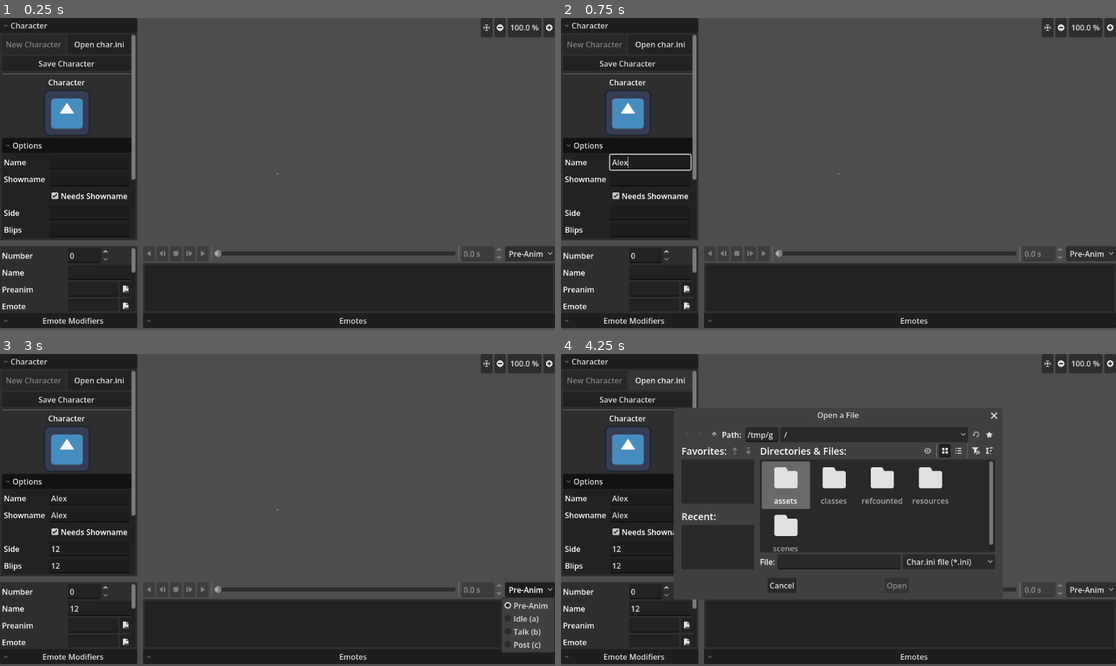
Above: before the commit, frames 1-4 (two rows, left to right).
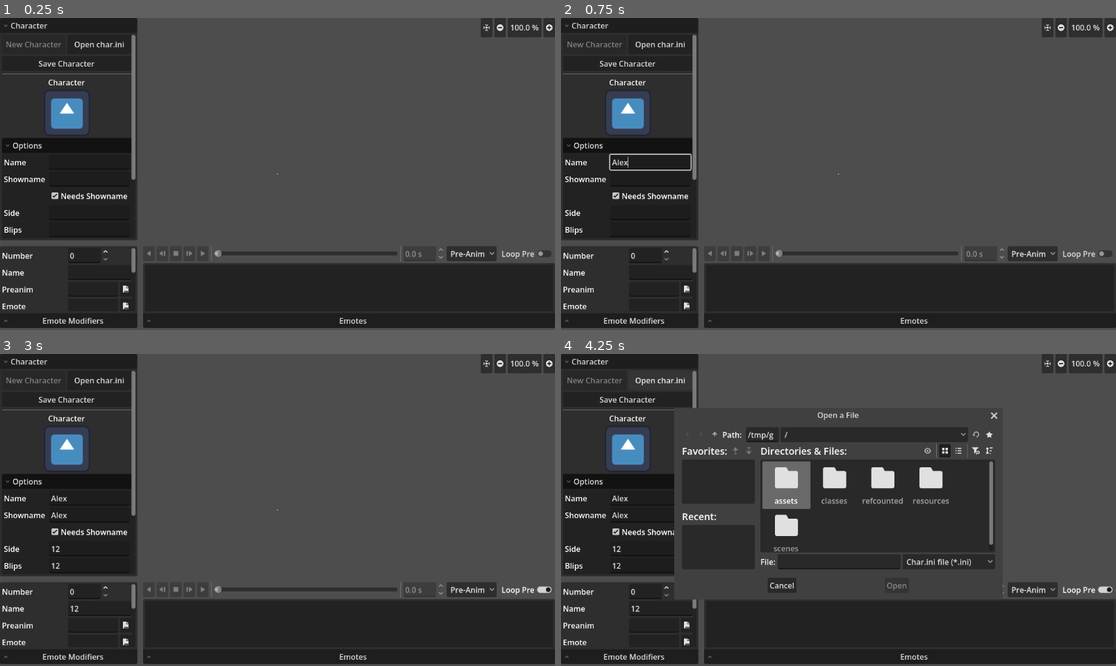
Above: after the commit, the same moments.

Repository: Crystalwarrior/KFO-CharMaker
Game: Godot game, scene res://scenes/main.tscn
Two runs of this game, one before a commit and one after it. Both use one fixed random seed, a clock stepped at 60 frames per second and the inputs below. The engine's default icon, where the game draws it, is replaced by a stand-in: a white triangle on a blue panel in a dark square.
Inputs (mouse positions are in pixels of both pictures, inside the frame that each line leads up to):
- Up to frame 1 (0.25 s): no input
- Up to frame 2 (0.75 s): click (649, 161) at 0.52 s; type "Alex" at 0.6 s
- Up to frame 3 (3 s): click (88, 516) at 0.75 s; type "Alex" at 0.83 s; click (88, 547) at 0.98 s; type "12" at 1.07 s; click (88, 566) at 1.27 s; type "12" at 1.35 s; click (88, 581) at 1.5 s; type "12" at 1.58 s; click (88, 600) at 1.73 s; type "12" at 1.82 s; click (88, 616) at 2.02 s; type "12" at 2.1 s; click (88, 631) at 2.25 s; type "12" at 2.33 s; click (99, 609) at 2.48 s; type "12" at 2.57 s; click (527, 591) at 2.75 s, where only the run after the commit has a clickable "Loop Pre"
- Up to frame 4 (4.25 s): click "Open char.ini" at 3.5 s

The runs differ from the first frame. In frame 1, 0.6% of the frame differs, in the area x 71-100%, y 73-79%; in frame 2, 0.6%; in frame 3, 2.1%, in the area x 71-100%, y 73-96%; in frame 4, 1.5%.
Error before the commit: Invalid assignment of property or key 'char_name' with value of type 'String' on a base object of type 'Nil'. (res://scenes/char_converter.gd:187)
Error after the commit: Invalid assignment of property or key 'char_name' with value of type 'String' on a base object of type 'Nil'. (res://scenes/char_converter.gd:190)

Commit message:
Add functional button to loop preanimation or not Fix animation slider state not changing when swapping between pre/idle/post Delete unused charDisplay.gd

Diff:
--- a/classes/attorney_animation.gd
+++ b/classes/attorney_animation.gd
@@ -48,8 +48,9 @@
 	for i: int in frame_data.size():
 		var frame: Dictionary = frame_data[i]
 		animation.track_insert_key(track_index, current_time, frame_textures[i])
-		animation.loop_mode = Animation.LOOP_LINEAR
 		current_time += frame["delay"] * 0.01
 	animation.length = current_time
+	animation.loop_mode = Animation.LOOP_LINEAR
 	var lib: AnimationLibrary = animation_player.get_animation_library("")
 	lib.add_animation(animation_name, animation)
+	name = animation_name
--- a/scenes/animation_buttons.gd
+++ b/scenes/animation_buttons.gd
@@ -43,6 +43,8 @@
 	set_disabled(animation_player == null)
 	if animation_player:
 		animation_player.animation_started.connect(_on_animation_started)
+	else:
+		update_sliders(0.0)
 
 
 func set_disabled(value: bool) -> void:
--- a/scenes/charDisplay.gd
+++ /dev/null
@@ -1,28 +0,0 @@
-extends AspectRatioContainer
-
-@onready var preview_texture_rect: TextureRect = %PreviewTextureRect
-
-@export var preview_height: float = 1.0
-
-var position_offset_normal: Vector2 = Vector2(0.0, 0.0)
-
-
-func _set_aspect():
-	var VP_Rect = get_viewport_rect()
-	var aspect = VP_Rect.size.x / VP_Rect.size.y
-
-	self.ratio = aspect
-	calc_preview_height()
-
-
-func calc_preview_height():
-	var area = self.get_rect()
-	var base_position
-	preview_texture_rect.size.x = area.size.x
-	preview_texture_rect.size.y = preview_height * area.size.y
-	preview_texture_rect.position = -preview_texture_rect.size / 2
-
-
-func _on_aspect_ratio_container_item_rect_changed() -> void:
-	#_set_aspect()
-	pass
--- a/scenes/char_converter.gd
+++ b/scenes/char_converter.gd
@@ -14,6 +14,8 @@
 
 @onready var animation_buttons: HBoxContainer = %AnimationButtons
 @onready var animation_option_button: OptionButton = %AnimationOptionButton
+
+@onready var loop_pre_button: CheckButton = %LoopPreButton
 
 # Options
 @onready var charname_edit: LineEdit = %CharnameEdit
@@ -88,8 +90,8 @@
 
 var current_anim: AttorneyAnimation
 
-enum emoteStates {PRE, IDLE, TALK, POST}
-var current_state: emoteStates = emoteStates.PRE
+enum EmoteState {PRE, IDLE, TALK, POST}
+var current_state: EmoteState = EmoteState.PRE
 
 var parsed_data: Dictionary[String, Dictionary]
 
@@ -105,7 +107,8 @@
 	file_dialog_save.file_selected.connect(_on_save_file_selected)
 	emote_list.item_selected.connect(_on_emote_selected)
 	scaling_option.item_selected.connect(_on_scaling_selected)
-	animation_option_button.item_selected.connect(_on_animState_selected)
+	animation_option_button.item_selected.connect(_on_anim_state_selected)
+	loop_pre_button.toggled.connect(_on_loop_pre_button_toggled)
 	# Char sidemenu
 	charname_edit.text_changed.connect(_on_char_name_changed)
 	showname_edit.text_changed.connect(_on_char_showname_changed)
@@ -269,11 +272,11 @@
 
 
 func _on_emote_mod_changed(index: int) -> void:
-	current_character.emotes[current_emote_number].emote_mod = index
+	current_character.emotes[current_emote_number].emote_mod = modifier_option.get_item_id(index) as Emote.EmoteMod
 
 
 func _on_emote_deskmod_changed(index: int) -> void:
-	current_character.emotes[current_emote_number].desk_mod = index
+	current_character.emotes[current_emote_number].desk_mod = deskmod_option.get_item_id(index) as Emote.DeskMod
 
 
 func _on_emote_sound_changed(new_text: String) -> void:
@@ -281,7 +284,7 @@
 
 
 func _on_emote_soundTime_changed(value: float) -> void:
-	current_character.emotes[current_emote_number].sound_time = value
+	current_character.emotes[current_emote_number].sound_time = int(value)
 
 
 func _on_emote_soundLoop_changed(toggled_on: bool) -> void:
@@ -315,6 +318,10 @@
 			try_path = "%s/(a)%s.%s" % [char_folder, emote_name, ext]
 		if state == "talk":
 			try_path = "%s/(b)%s.%s" % [char_folder, emote_name, ext]
+		if state == "post":
+			try_path = "%s/(c)%s.%s" % [char_folder, emote_name, ext]
+			if not FileAccess.file_exists(try_path):
+				return ""
 		if FileAccess.file_exists(try_path):
 			return try_path
 		else:
@@ -362,15 +369,26 @@
 	var idle_image_path: String = search_valid_emote(current_character.get_folder(), emote.idle, "idle")
 	var talk_image_path: String = search_valid_emote(current_character.get_folder(), emote.idle, "talk")
 	var post_image_path: String = search_valid_emote(current_character.get_folder(), emote.idle, "post")
+	animation_option_button.set_item_disabled(0, true)
+	animation_option_button.set_item_disabled(1, true)
+	animation_option_button.set_item_disabled(2, true)
+	animation_option_button.set_item_disabled(3, true)
 	if pre_image_path:
 		load_image_file(pre_image_path)
+		animation_option_button.set_item_disabled(0, false)
 	if idle_image_path:
 		load_image_file(idle_image_path)
+		animation_option_button.set_item_disabled(1, false)
 	if talk_image_path:
 		load_image_file(talk_image_path)
+		animation_option_button.set_item_disabled(2, false)
 	if post_image_path:
 		load_image_file(post_image_path)
-	_on_animState_selected(current_state)
+		animation_option_button.set_item_disabled(3, false)
+	if emote.emote_mod == Emote.EmoteMod.PREANIM:
+		_on_anim_state_selected(EmoteState.PRE)
+	else:
+		_on_anim_state_selected(EmoteState.IDLE)
 
 
 func load_image_file(image_path):
@@ -394,7 +412,6 @@
 	if not FileAccess.file_exists(frames_folder):
 		magick.split_frames(image_path, frames_folder)
 	current_anim = AttorneyAnimation.new()
-	current_anim.name = base_name
 	current_anim.add_frames_from_folder(frames_folder)
 	current_anim.initialize_from_frame_data(base_name, frame_data)
 	if scaling_option.selected == 0:
@@ -403,13 +420,14 @@
 		current_anim.texture_filter = CanvasItem.TEXTURE_FILTER_NEAREST
 	world.add_child(current_anim)
 
-
+# TODO: static image file should still be treated as a single-frame AttorneyAnimation
 func handle_static_file(image_path: String) -> void:
 	var image = Image.load_from_file(image_path)
 	var image_texture = ImageTexture.create_from_image(image)
 	var sprite = Sprite2D.new()
 	sprite.texture = image_texture
 	sprite.set_texture(image_texture)
+	sprite.name = image_path.get_file().get_basename()
 	world.add_child(sprite)
 
 
@@ -419,44 +437,68 @@
 		child.queue_free()
 
 
-func _on_animState_selected(index: int):
-	current_state = index
+func _on_anim_state_selected(index: int):
+	animation_option_button.select(index)
+	current_state = index as EmoteState
 	var prefix
 	if animation_buttons.visible:
 		match current_state:
-			emoteStates.PRE:
+			EmoteState.PRE:
 				prefix = null
-			emoteStates.IDLE:
+			EmoteState.IDLE:
 				prefix = "(a)"
-			emoteStates.TALK:
+			EmoteState.TALK:
 				prefix = "(b)"
-			emoteStates.POST:
+			EmoteState.POST:
 				prefix = "(c)"
-		for child in world.get_children():
+		animation_buttons.set_animation_player(null)
+		for child: AttorneyAnimation in world.get_children():
+			if child.animation_player.animation_finished.is_connected(_on_pre_finished):
+				child.animation_player.animation_finished.disconnect(_on_pre_finished)
 			if prefix:
+				child.animation_player.stop()
 				if child.name.begins_with(prefix):
 					child.visible = true
 					animation_buttons.set_animation_player(child.animation_player)
 					child.animation_player.play(child.name)
+					current_anim = child
 				else:
-					child.animation_player.stop()
 					child.visible = false
 			else:
+				child.animation_player.stop()
 				if child.name.begins_with("(a)") or child.name.begins_with("(b)") or child.name.begins_with("(c)"):
-					child.animation_player.stop()
 					child.visible = false
 				else:
 					child.visible = true
 					animation_buttons.set_animation_player(child.animation_player)
+					child.animation_player.animation_finished.connect(_on_pre_finished, CONNECT_ONE_SHOT)
+					if loop_pre_button.button_pressed:
+						child.animation.loop_mode = Animation.LOOP_LINEAR
+					else:
+						child.animation.loop_mode = Animation.LOOP_NONE
 					child.animation_player.play(child.name)
+					current_anim = child
+
+
+func _on_pre_finished(_anim_name: StringName) -> void:
+	_on_anim_state_selected(EmoteState.IDLE)
+
+
+func _on_loop_pre_button_toggled(toggled_on: bool) -> void:
+	# preanim is NOT selected
+	if animation_option_button.selected != 0:
+		return
+	if toggled_on:
+		current_anim.animation.loop_mode = Animation.LOOP_LINEAR
+	else:
+		current_anim.animation.loop_mode = Animation.LOOP_NONE
 
 
 func _on_scaling_selected(index: int) -> void:
-	if current_anim:
-		if index == 0:
-			current_anim.texture_filter = CanvasItem.TEXTURE_FILTER_LINEAR
-		elif index == 1:
-			current_anim.texture_filter = CanvasItem.TEXTURE_FILTER_NEAREST
+	if index == 0:
+		world.texture_filter = CanvasItem.TEXTURE_FILTER_LINEAR
+	elif index == 1:
+		world.texture_filter = CanvasItem.TEXTURE_FILTER_NEAREST
 
 
 func _on_emote_number_changed(value: float) -> void:
--- a/scenes/char_converter.tscn
+++ b/scenes/char_converter.tscn
@@ -481,6 +481,12 @@
 popup/item_3/text = "Post (c)"
 popup/item_3/id = 3
 
+[node name="LoopPreButton" type="CheckButton" parent="HSplitContainer/CenterSplitContainer/VBoxContainer/HBoxContainer/HBoxContainer" unique_id=1339919992]
+unique_name_in_owner = true
+layout_mode = 2
+tooltip_text = "If the preanim should be looped or proceed to Idle when done"
+text = "Loop Pre"
+
 [node name="EmotesFold" type="FoldableContainer" parent="HSplitContainer/CenterSplitContainer/VBoxContainer" unique_id=2086862974]
 layout_mode = 2
 size_flags_vertical = 3
Not shown, removed: scenes/charDisplay.gd.uid
